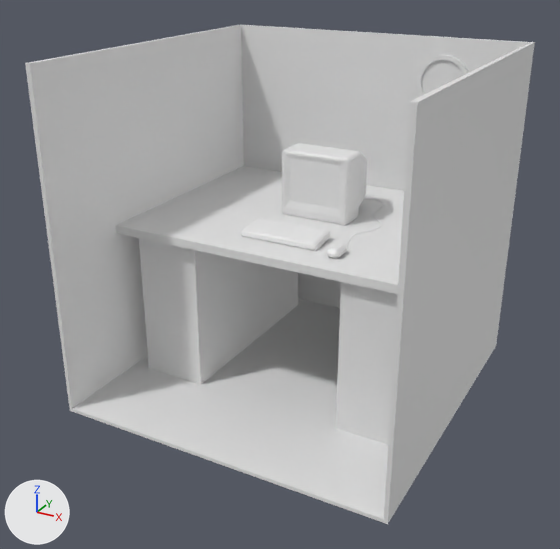
The Blender file Art/desktop.blend as it was, and as the next commit left it.
Camera for both pictures: a 50 mm camera at (2.0, -3.9, 1.61) aimed at (-0.05, -0.17, -0.25). Every picture has the same lights, and +X, +Y and +Z are marked at lower left.
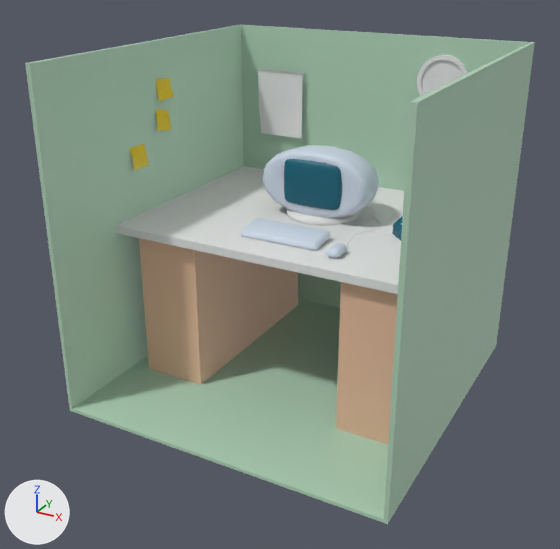
Commit message: Imatges i desktop actualitzats

Patch to the scene script:
```diff
--- a/Art/desktop.blend.py
+++ b/Art/desktop.blend.py
@@ me_cube_004 @@
 me_cube_004.from_pydata(...)  # 8 vertices, 6 faces; spans x -0.5..0.236, y -0.5..0.5, z -0.5..0.5
+me_cube_004.materials.append(mat_material_007)  # beige #e7bc9e
@@ me_cube_005 @@
 me_cube_005.from_pydata(...)  # 8 vertices, 6 faces; spans x -0.5..0.218, y -0.5..0.5, z -0.5..0.5
+me_cube_005.materials.append(mat_material_007)  # beige #e7bc9e
@@ me_cube_008 @@
 me_cube_008.from_pydata(...)  # 8 vertices, 4 faces; spans x -1.0..1.0, y -1.0..1.0, z -1.0..1.0
+me_cube_008.materials.append(mat_material_004)  # light grey #b2d3ba
@@ ob_cube @@
-ob_cube = bpy.data.objects.new('Cube', me_cube_002)
@@ ob_plane_003 @@
+ob_plane_003 = bpy.data.objects.new('Plane.003', me_plane_004)  # 25 vertices, 16 faces; spans x -0.245..0.167, y -0.207..0.23, z -0.031..0.072; in mat_material_003 (yellow #e7c91c)
+ob_plane_003.location = (-0.986, 0.031, 0.714)
+ob_plane_003.rotation_euler = (-1.571, 1.386, -1.571)  # degrees (-90, 79, -90)
+ob_plane_003.scale = (0.336, 0.336, 0.336)
@@ ob_plane_002 @@
+ob_plane_002 = bpy.data.objects.new('Plane.002', me_plane_003)  # 25 vertices, 16 faces; spans x -0.239..0.162, y -0.211..0.236, z -0.006..0.084; in mat_material_005 (yellow #e7c91c)
+ob_plane_002.location = (-1.001, -0.258, 0.353)
+ob_plane_002.rotation_euler = (0.107, 1.622, 0.0976)  # degrees (6.1, 93, 5.6)
+ob_plane_002.scale = (0.336, 0.336, 0.336)
@@ ob_plane_001 @@
+ob_plane_001 = bpy.data.objects.new('Plane.001', me_plane_002)  # 25 vertices, 16 faces; spans x -0.239..0.162, y -0.211..0.236, z -0.006..0.084; in mat_material_003 (yellow #e7c91c)
+ob_plane_001.location = (-1.001, 0.0, 0.532)
+ob_plane_001.rotation_euler = (-1.571, 1.386, -1.571)  # degrees (-90, 79, -90)
+ob_plane_001.scale = (0.336, 0.336, 0.336)
@@ ob_teclas @@
+ob_teclas = bpy.data.objects.new('Teclas', me_cube_010)  # 16 vertices, 9 faces; spans x 0.0..3.7, y 2.87..4.87, z 12.81..13.46; modifiers ARRAY, MIRROR
+ob_teclas.location = (0.654, 0.157, -0.023)
+ob_teclas.rotation_euler = (0.811, 0.0, -0.792)  # degrees (46, 0, -45)
+ob_teclas.scale = (0.00925, 0.00925, 0.00925)
@@ ob_caja @@
+ob_caja = bpy.data.objects.new('Caja', me_cube_009)  # 62 vertices, 54 faces; spans x 0.0..1.05, y -1.02..1.05, z -1.1..0.84; in mat_material_001 (dark cyan #036075); modifiers MIRROR
+ob_caja.location = (0.66, 0.163, 0.096)
+ob_caja.rotation_euler = (0.0, 0.0, -0.792)  # degrees (0, 0, -45)
+ob_caja.scale = (0.0983, 0.0983, 0.0983)
@@ ob_cylinder_001 @@
+ob_cylinder_001 = bpy.data.objects.new('Cylinder.001', me_cylinder_001)  # a 28-sided cylinder along z spanning x -0.23..0.23, y -0.23..0.23, z -0.02..0.02
+ob_cylinder_001.location = (0.0, 0.3, 0.012)
@@ ob_plane @@
+ob_plane = bpy.data.objects.new('Plane', me_plane)  # 64 vertices, 49 faces; spans x -0.215..0.215, y -0.215..0.228, z 0.0..0.024
+ob_plane.location = (-0.671, 0.958, 0.499)
+ob_plane.rotation_euler = (1.571, 1.571, 0.0)  # degrees (90, 90, 0)
+ob_plane.scale = (1.03, 0.821, 1.0)
@@ ob_circle @@
+ob_circle = bpy.data.objects.new('Circle', me_circle)  # 16 vertices, 0 faces, 16 loose edges; spans x -0.2853..-0.2167, y -0.0343..0.0343, z 0.0; in mat_material (white #e7e7e7); modifiers SCREW
+ob_circle.location = (-0.488, 0.972, 0.726)
+ob_circle.rotation_euler = (0.0, 0.0, 1.571)  # degrees (0, 0, 90)
+ob_circle.scale = (0.0668, 0.0668, 0.0668)
@@ ob_cube_008 @@
+ob_cube_008 = bpy.data.objects.new('Cube.008', me_cube_001)  # a box spanning x -0.225..0.225, y -0.225..-0.1, z -0.225..0.119; in mat_material_001 (dark cyan #036075); modifiers BEVEL, SUBSURF
+ob_cube_008.location = (0.0, 0.306, 0.278)
+ob_cube_008.scale = (0.877, 0.877, 0.877)
@@ ob_cube_007 @@
+ob_cube_007 = bpy.data.objects.new('Cube.007', me_cube)  # 16 vertices, 14 faces; spans x -0.396..0.396, y -0.225..0.225, z -0.225..0.225; in mat_material_008 (white #cdd8e7); modifiers SUBSURF
+ob_cube_007.location = (0.0, 0.33, 0.223)
```

What differs and where, as boxes (x1, y1, x2, y2) in the pictures (560 x 549 px):
'Cube.006', recoloured: (25, 25, 535, 524) in both
'Cube.002', recoloured: (139, 238, 298, 385) in both
'Cube.003', recoloured (grey to beige): (336, 282, 398, 444) in both
'Cube', deleted: before (282, 143, 367, 225)
'Cube.007', added: after (262, 145, 379, 218)
'Plane', added: after (258, 71, 302, 138)
'Cube.008', added (cyan): after (284, 159, 342, 210)
'Cylinder.001', added: after (286, 208, 360, 226)
'Plane.002', added: after (129, 144, 149, 170)
'Plane.003', added: after (156, 78, 174, 101)
'Plane.001', added: after (155, 109, 171, 131)
'Caja', added: after (392, 216, 403, 241)
'Circle', added: after (257, 68, 305, 77)
